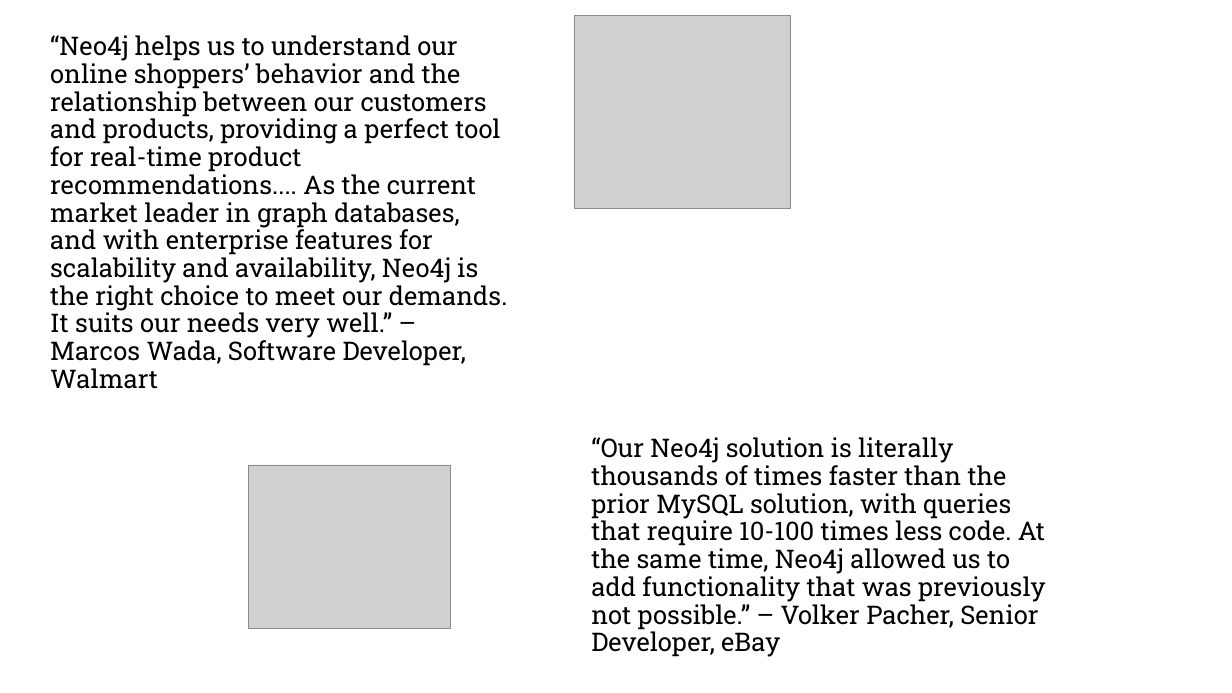
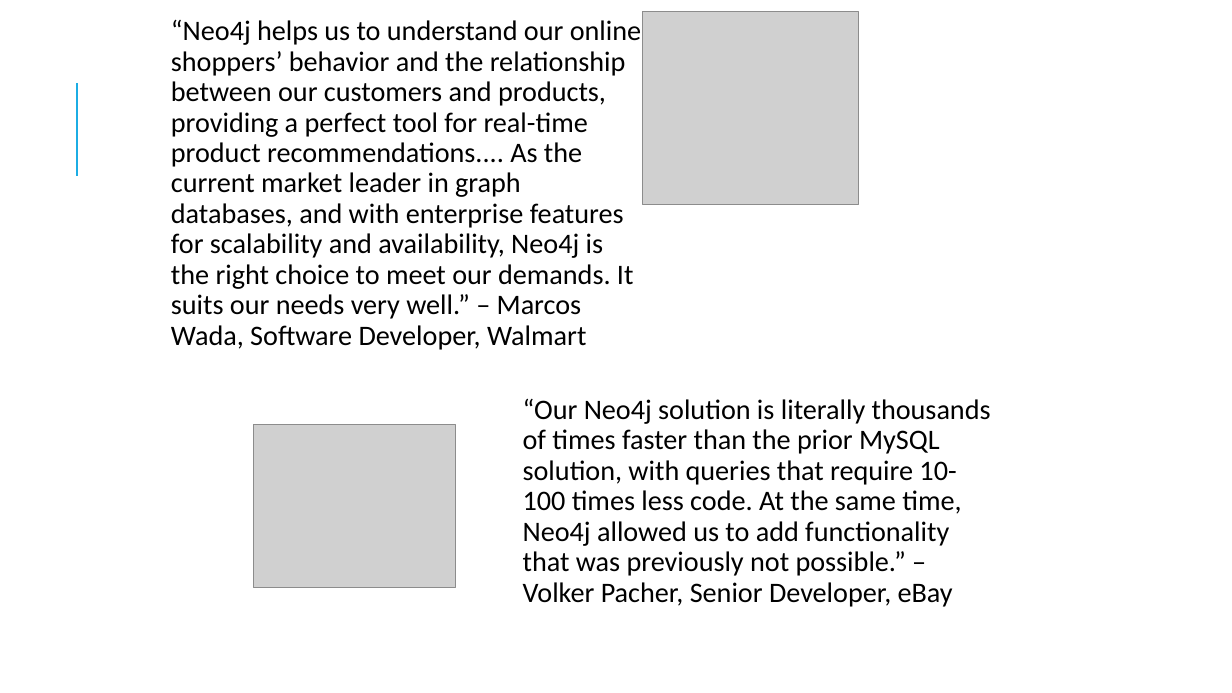
Before and after one commit to jenparker1975/Diabook, a slide deck: slide 19 of presentation/Graph DBs.pptx (slide 14 before the commit). Drawn at 1232x693 pixels with LibreOffice and Linux fonts; fonts in the diff are those of the drawing; grey boxes stand for pictures; background and template pictures are left out. Boxes give left, top, right and bottom in pixels: in the first picture for what was removed or moved away, otherwise in the second. Text is boxed around its words. In the diff, an @@ line names an element or a change of style, - is before the commit and + after.

```diff
--- a/presentation/Graph DBs.pptx
+++ b/presentation/Graph DBs.pptx
@@ text "“Neo4j helps us to understand ..." at box(171, 19, 641, 350): size 20 to 22 pt, font Roboto Slab to Calibri; more space between paragraphs @@
@@ text "“Neo4j helps us to understand ...": place and size @@
-text "“Neo4j helps us to understand ..." at box(50, 35, 508, 389)
+text "“Neo4j helps us to understand ..." at box(171, 19, 641, 350)
@@ picture: place and size @@
-picture at box(575, 16, 791, 209)
+picture at box(642, 12, 859, 205)
@@ line added from (77, 176) to (77, 83), #1CADE4 1.5 pt @@
@@ text "“Our Neo4j solution is literally ...": place and size @@
-text "“Our Neo4j solution is literally ..." at box(591, 437, 1045, 657)
+text "“Our Neo4j solution is literally ..." at box(523, 399, 991, 607)
@@ text "“Our Neo4j solution is literally ..." at box(523, 399, 991, 607): size 20 to 22 pt, font Roboto Slab to Calibri; more space between paragraphs @@
@@ picture: place and size @@
-picture at box(249, 465, 451, 628)
+picture at box(253, 424, 456, 588)
```
Also in this commit, not shown: 28 other slides changed, 14 slides added, 1 slide removed, 5 other files.
